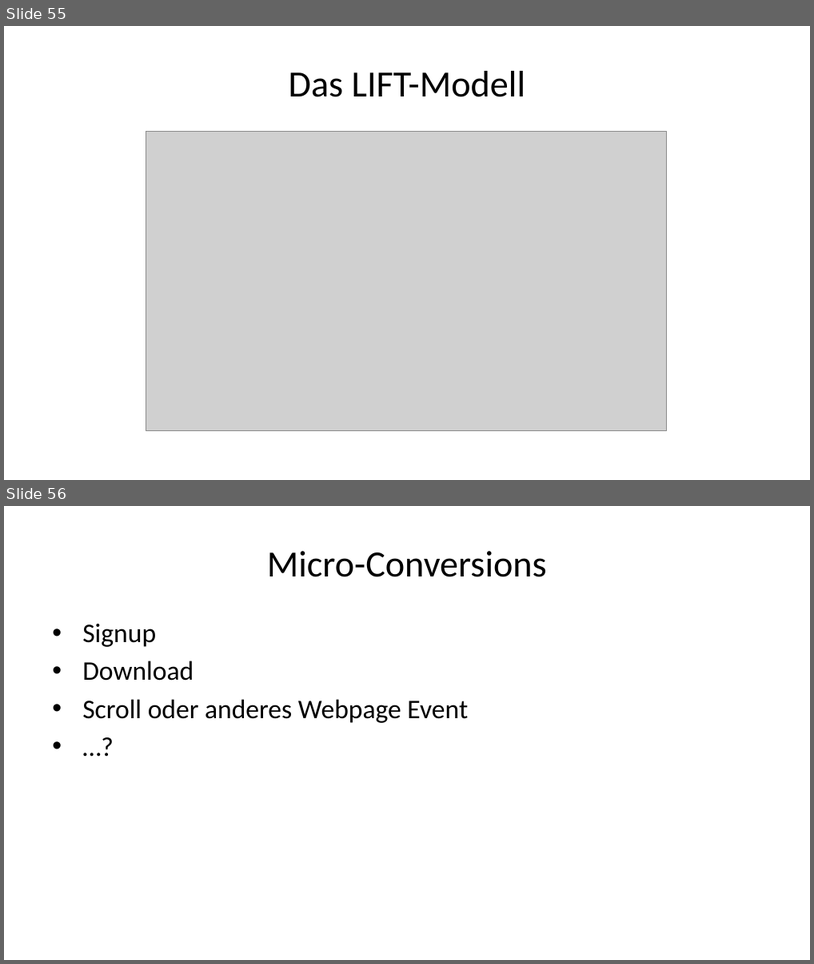
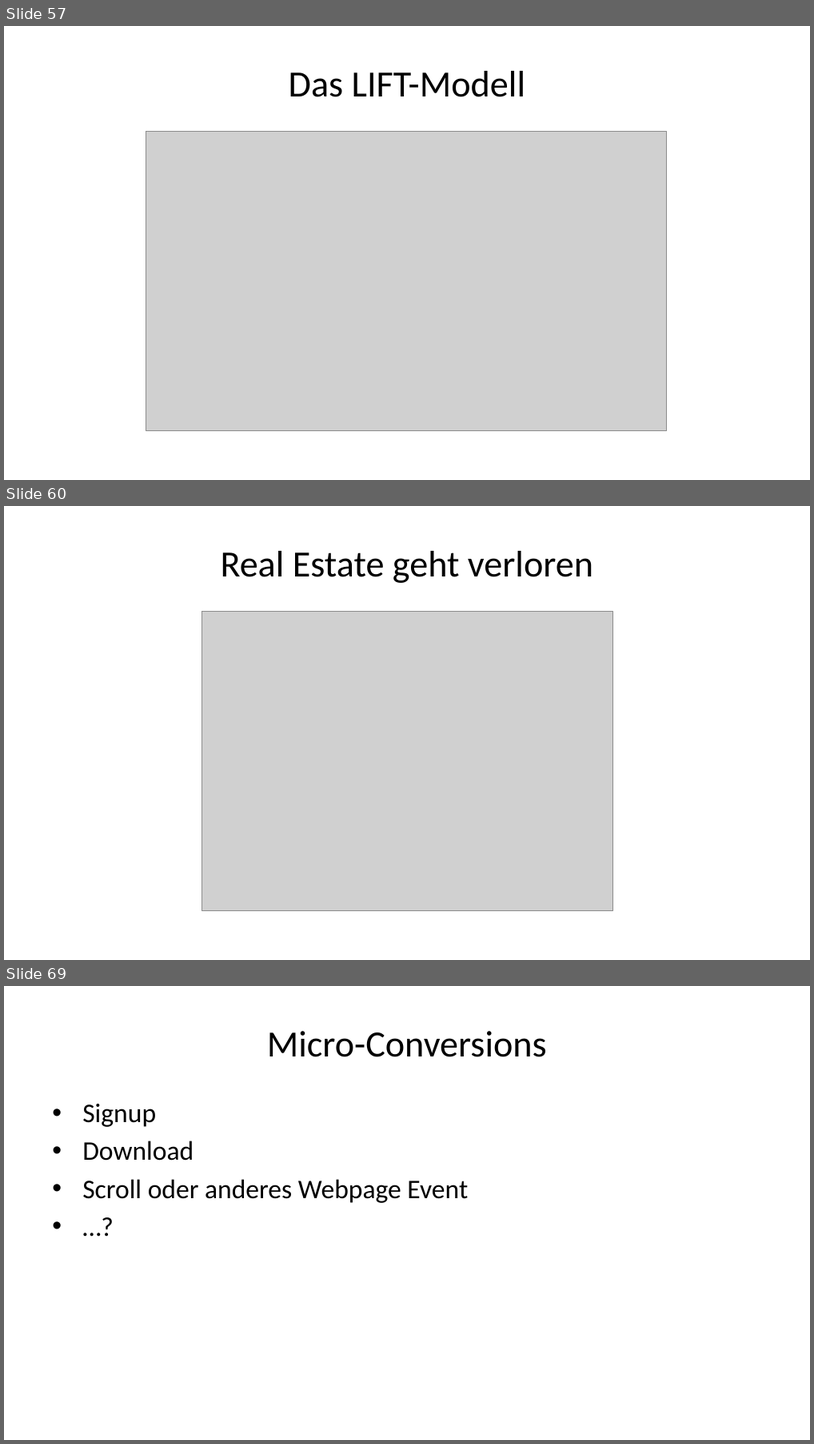
Before and after one commit to daswesen/digitale-inhalte, a slide deck: gdi.pptx. Shown one above the other, each under a label of ours: slides 55 and 56 before the commit, slides 57, 60 and 69 after it; the slides between them are not shown. The pictures are 814x964 and 814x1444 pixels, drawn with LibreOffice and Linux fonts; fonts in the diff are those of the drawing; grey boxes stand for pictures. Boxes give left, top, right and bottom in pixels: in the first picture for what was removed or moved away, otherwise in the second. Text is boxed around its words. In the diff, an @@ line names an element or a change of style, - is before the commit and + after.

```diff
--- a/gdi.pptx
+++ b/gdi.pptx
@@ slide 60 added at <box>4,506,810,960</box>, background #FFFFFF @@
@@ title added at <box>221,551,594,583</box>, 33 pt, text #000000 @@
+Real Estate geht verloren
@@ picture added at <box>202,612,614,911</box> @@
@@ what was slide 55 is now slide 57 @@
@@ what was slide 56 is now slide 69 @@
```
Also in this commit, not shown: 3 slides changed, 10 other slides added, 7 other files.
